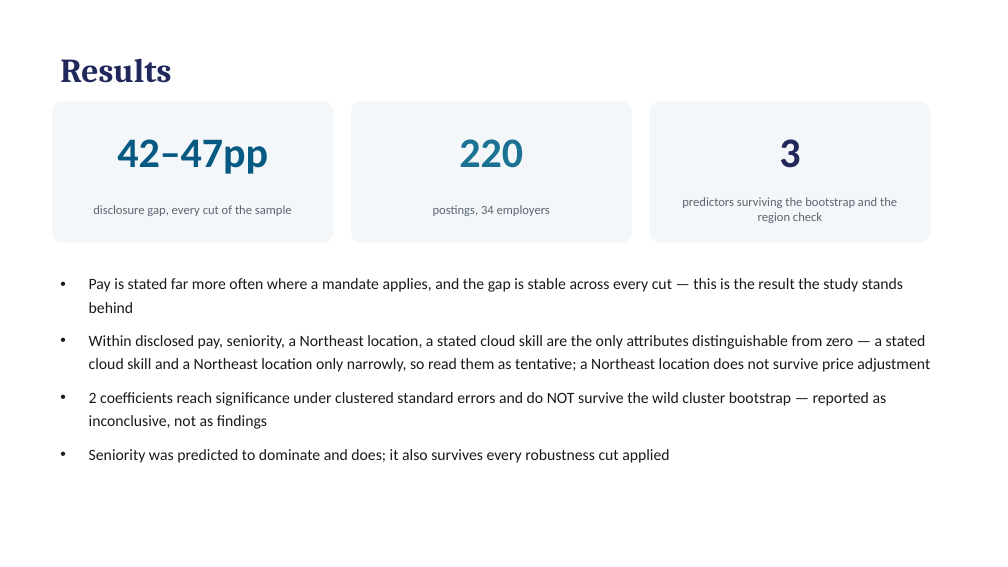
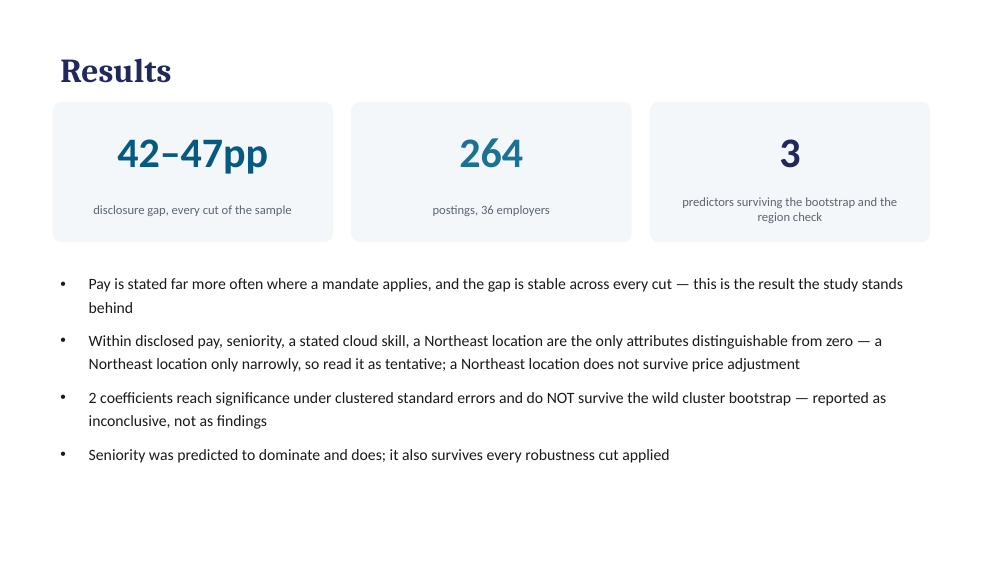
Before and after one commit to hendeal-cyber/Modern-Labor-Market-Data-Submission, a slide deck: slide 6 of paper/presentation.pptx. Drawn at 1008x567 pixels with LibreOffice and Linux fonts; fonts in the diff are those of the drawing. Boxes give left, top, right and bottom in pixels: in the first picture for what was removed or moved away, otherwise in the second. Text is boxed around its words. In the diff, an @@ line names an element or a change of style, - is before the commit and + after.

```diff
--- a/paper/presentation.pptx
+++ b/paper/presentation.pptx
@@ text at box(459, 138, 523, 168): text changed @@
-220
+264
@@ text at box(433, 205, 550, 216): text changed @@
-postings, 34 employers
+postings, 36 employers
@@ text at box(89, 335, 883, 372): text changed @@
-• Within disclosed pay, seniority, a Northeast location, a stated cloud skill are the only attributes distinguishable from zero — a stated cloud skill and a Northeast location only narrowly, so read them as tentative; a Northeast location does not survive price adjustment
+• Within disclosed pay, seniority, a stated cloud skill, a Northeast location are the only attributes distinguishable from zero — a Northeast location only narrowly, so read it as tentative; a Northeast location does not survive price adjustment
```
Also in this commit, not shown: 3 other slides changed, 25 other files.
